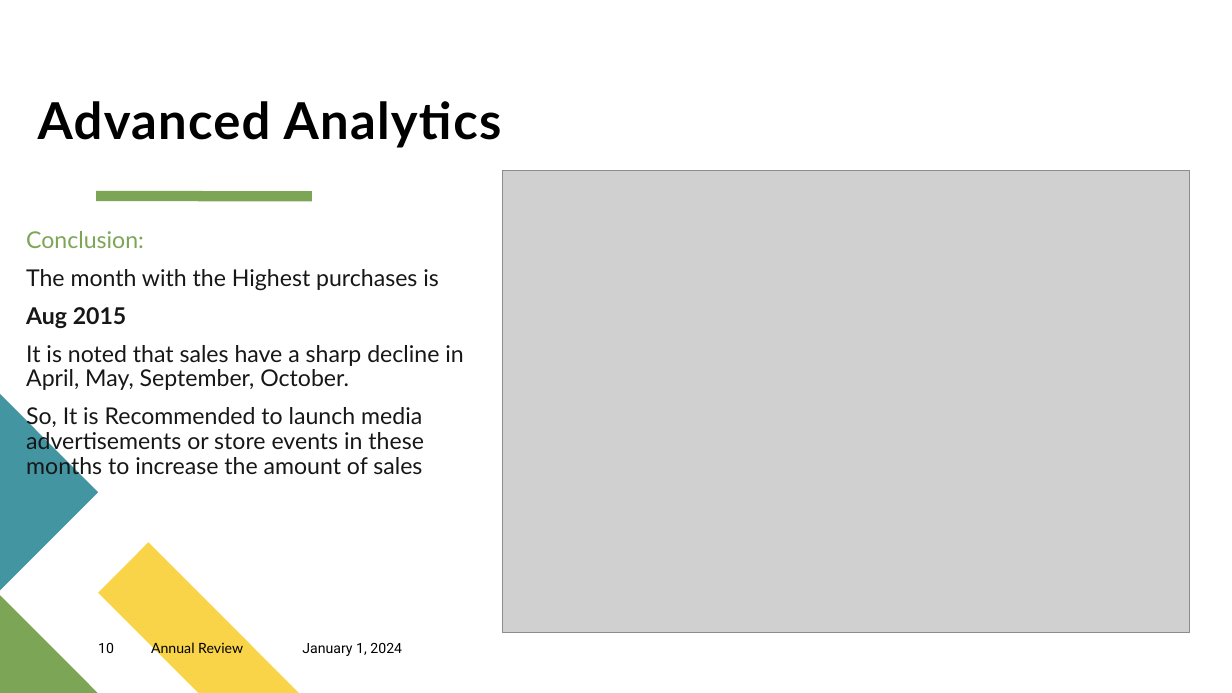
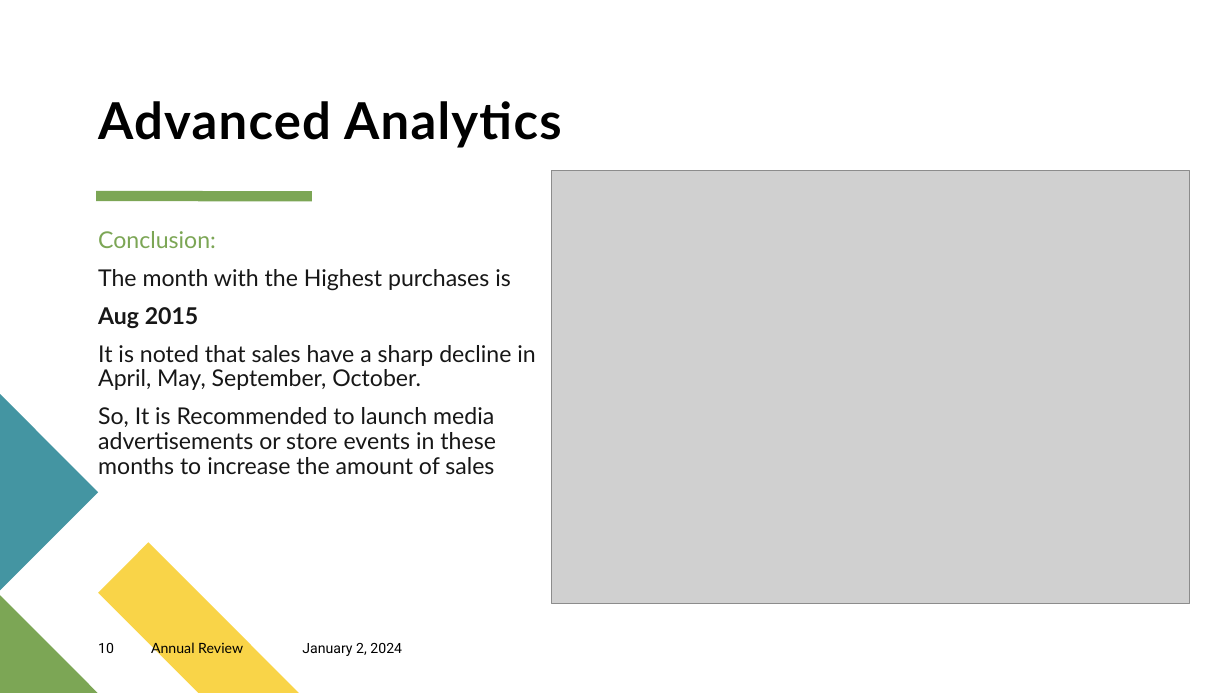
Before and after one commit to AlyAEE/Sports-Wear-Group-Classification-Project, a slide deck: slide 10 of Sport Wear Group Analytics.pptx. Drawn at 1232x693 pixels with LibreOffice and Linux fonts; fonts in the diff are those of the drawing; grey boxes stand for pictures. Boxes give left, top, right and bottom in pixels: in the first picture for what was removed or moved away, otherwise in the second. Text is boxed around its words. In the diff, an @@ line names an element or a change of style, - is before the commit and + after.

```diff
--- a/Sport Wear Group Analytics.pptx
+++ b/Sport Wear Group Analytics.pptx
@@ title "Advanced Analytics": place and size @@
-title "Advanced Analytics" at (38, 101, 502, 148)
+title "Advanced Analytics" at (98, 101, 562, 148)
@@ picture: place and size @@
-picture at (503, 170, 1190, 632)
+picture at (552, 170, 1189, 604)
@@ text "Conclusion:" rewrapped from (26, 231, 463, 480) to (98, 231, 535, 474) @@
@@ text at (302, 643, 402, 656): text changed @@
-January 1, 2024
+January 2, 2024
```
Also in this commit, not shown: 29 other slides changed, 2 slides added, 1 other file.
